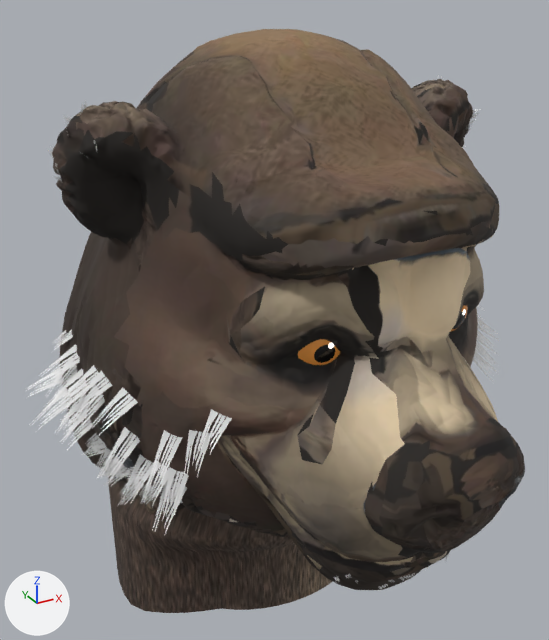
What one commit did to the glTF model assets/characters/bruno/bruno-head.glb.
Both versions are drawn from a 50 mm camera at (-0.365, -0.698, 0.461) aimed at (0.0, -0.035, 0.129). Every picture has the same lights, and +X, +Y and +Z are marked at lower left. The first picture is the older version. Where no turn or scale is listed for an object, it has been applied to the vertices. Vertices at exactly the same position are counted once.

The scene before the commit, as lines of its bpy script (objects in view):
```python
ob_brunoeyeballr = bpy.data.objects.new('brunoEyeBallR', me_brunoeyeballr)
ob_brunoeyeballr.parent = ob_brunoeyer
ob_brunoeyeballr.location = (0.0, 0.0, 0.0)
ob_brunoeyel = bpy.data.objects.new('brunoEyeL', None)
ob_brunoeyel.location = (0.0651, -0.217, 0.2)
ob_brunoeyel.rotation_euler = (1.813, 0.0, 0.164)  # degrees (104, 0, 9.4)
ob_brunoeyer = bpy.data.objects.new('brunoEyeR', None)
ob_brunoeyer.location = (-0.0642, -0.218, 0.2)
ob_brunoeyer.rotation_euler = (1.796, 0.0, -0.19)  # degrees (103, 0, -11)
ob_brunofur = bpy.data.objects.new('brunoFur', me_brunofur)
ob_brunofur.location = (0.0, 0.0, 0.0)
ob_brunohead = bpy.data.objects.new('brunoHead', me_geometry_0_001)
ob_brunohead.location = (0.0, 0.0, 0.0)
```
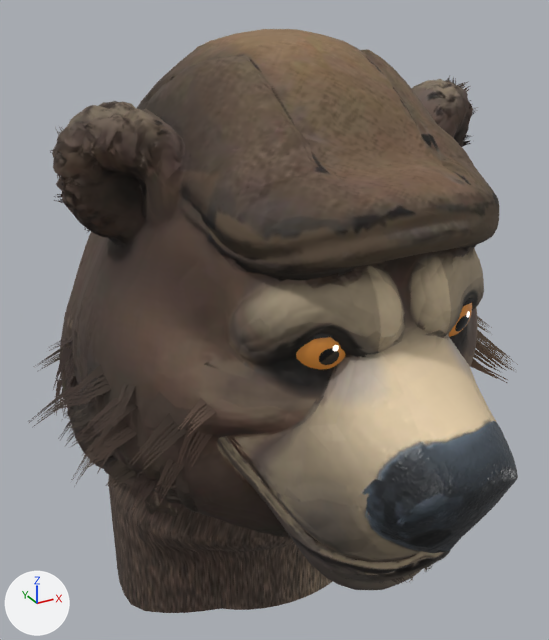
ob_brunoeyel is not drawn itself; it is the parent of ob_brunoeyeballl.
ob_brunoeyer is not drawn itself; it is the parent of ob_brunoeyeballr.

Where the newer file only moved an object's origin or applied its transform, the numbers keep the older frame.

Diff of the bpy script that builds the scene:
```diff
--- a/assets/characters/bruno/bruno-head.glb.py
+++ b/assets/characters/bruno/bruno-head.glb.py
@@ mat_bruno_fur_cards @@
 mat_bruno_fur_cards = bpy.data.materials.new('Bruno fur cards')
-# nodes: BsdfPrincipled, Math x2, OutputMaterial, TexImage
+# nodes: BsdfPrincipled, Math x3, Mix, OutputMaterial, TexImage, VertexColor
 # uses the picture img_bruno_fur_strands
@@ me_brunofur @@
 # used by ob_brunofur; location = (0.0, 0.0, 0.0)
-me_brunofur.from_pydata(...)  # 584 vertices, 292 faces; spans x -0.258..0.253, y -0.303..0.273, z -0.039..0.378
+me_brunofur.from_pydata(...)  # 584 vertices, 292 faces; spans x -0.262..0.264, y -0.302..0.276, z -0.038..0.378
+# me_brunofur part 1: 488 of 584 vertices moved; they spanned x -0.258..0.253, y -0.216..0.273, z -0.003..0.375 and now span x -0.262..0.264, y -0.208..0.276, z 0.001..0.363; mean shift (-0.027, -0.002, 0.001); largest move (-0.249, 0.086, 0.054) -> (0.243, -0.088, 0.045)
+# me_brunofur part 2: 48 of 584 vertices moved; they spanned x -0.061..0.064, y -0.303..-0.245, z -0.039..-0.001 and now span x -0.069..0.065, y -0.302..-0.244, z -0.038..-0.002; mean shift (0.008, 0.001, 0.001); largest move (0.062, -0.245, -0.025) -> (-0.037, -0.289, -0.01)
+# me_brunofur part 3: 48 of 584 vertices moved; they spanned x -0.224..-0.189, y -0.105..-0.017, z 0.284..0.378 and now span x -0.229..0.227, y -0.093..-0.015, z 0.26..0.378; mean shift (0.307, -0.001, -0.01); largest move (-0.224, -0.067, 0.331) -> (0.226, -0.071, 0.339)
 me_brunofur.materials.append(mat_bruno_fur_cards)
@@ me_geometry_0_001 @@
 # used by ob_brunohead; location = (0.0, 0.0, 0.0)
-me_geometry_0_001.from_pydata(...)  # 10912 vertices, 21635 faces; spans x -0.221..0.222, y -0.363..0.258, z -0.2..0.425
+me_geometry_0_001.from_pydata(...)  # 10912 vertices, 21635 faces; spans x -0.221..0.222, y -0.359..0.258, z -0.2..0.425
+# me_geometry_0_001 part 4: 301 of 10912 vertices moved; they spanned x -0.091..0.09, y -0.363..-0.271, z 0.04..0.196 and now span x -0.09..0.089, y -0.359..-0.261, z 0.039..0.192; mean shift (0.0, 0.002, 0.0); largest move (-0.021, -0.354, 0.135) -> (-0.009, -0.35, 0.13)
+# me_geometry_0_001 part 5: texture (UV) coordinates of 18065 of 21635 faces, centred in x -0.221..0.221, y -0.363..0.257, z -0.12..0.425, changed; they spanned u 0.01..0.99, v 0.07..0.98 and now span u 0.01..0.99, v 0.07..0.99
 me_geometry_0_001.materials.append(mat_bruno_head)
@@ ob_brunoeyel @@
 ob_brunoeyel = bpy.data.objects.new('brunoEyeL', None)
-ob_brunoeyel.location = (0.0651, -0.217, 0.2)
+ob_brunoeyel.location = (0.0653, -0.22, 0.199)
 ob_brunoeyel.rotation_euler = (1.813, 0.0, 0.164)  # degrees (104, 0, 9.4)
@@ ob_brunoeyer @@
 ob_brunoeyer = bpy.data.objects.new('brunoEyeR', None)
-ob_brunoeyer.location = (-0.0642, -0.218, 0.2)
-ob_brunoeyer.rotation_euler = (1.796, 0.0, -0.19)  # degrees (103, 0, -11)
+ob_brunoeyer.location = (-0.062, -0.221, 0.2)
+ob_brunoeyer.rotation_euler = (1.807, 0.0, -0.224)  # degrees (104, 0, -13)
```

Changed parts and their boxes (x1, y1, x2, y2) in the pictures (549 x 640 px; the box of a moved part takes in the faces that stretch with it):
'brunoHead', reshaped, surface changed: before (52, 29, 525, 613); after (52, 29, 518, 613)
'brunoFur', recoloured, reshaped: before (26, 75, 500, 589); after (28, 75, 518, 585)
'brunoEyeBallR', moved, turned: before (298, 339, 340, 365); after (296, 337, 345, 370)
'brunoEyeBallL', moved: before (450, 305, 468, 332); after (449, 303, 472, 337)
part 1 of me_brunofur, moved or reshaped: before (26, 77, 500, 534); after (28, 100, 515, 507)
part 2 of me_brunofur, moved or reshaped: before (334, 554, 449, 589); after (330, 564, 433, 585)
part 3 of me_brunofur, moved or reshaped: before (47, 103, 97, 182); after (50, 75, 479, 187)
part 4 of me_geometry_0_001, moved or reshaped: before (293, 333, 525, 559); after (293, 333, 518, 559)
part 5 of me_geometry_0_001, surface changed: before (52, 40, 525, 590); after (52, 40, 518, 590)
